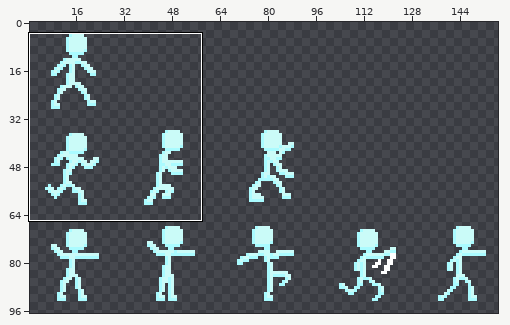
A pixel-art file gets an edit: AsepriteStuff/CharacterSheet.aseprite. Above: a wide view before the commit, with the close-up outlined.
Close-up. Before the commit:
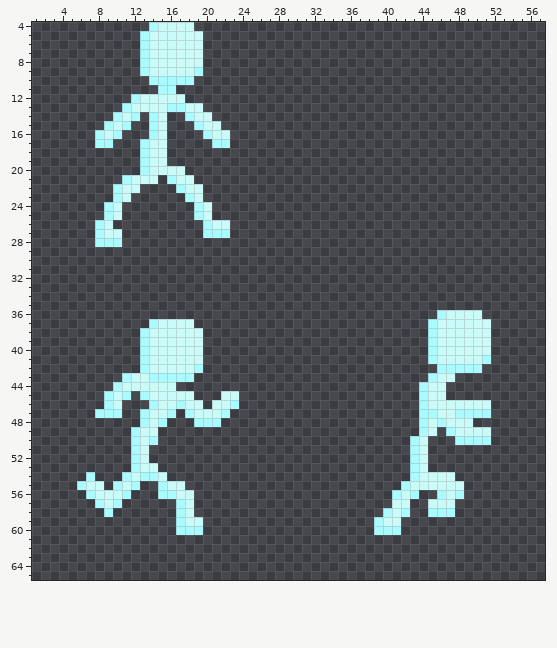
160x160 pixels, 1 frame. Shown: x 1..57, y 4..65. The wide view leaves out empty margins.
Now the later version:
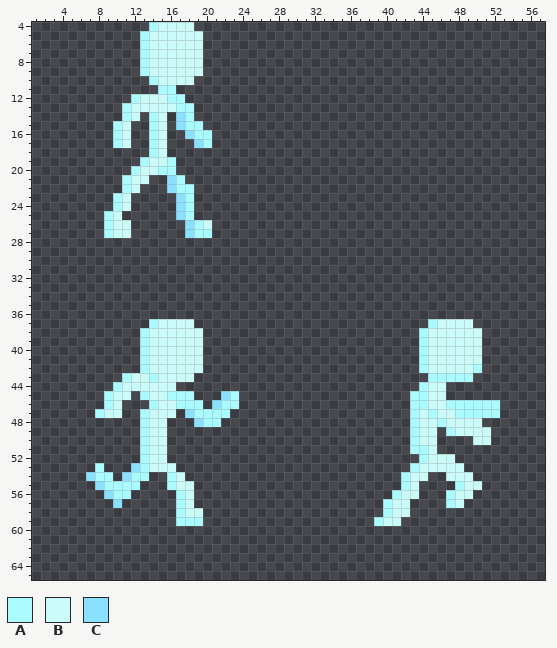
Palette (. is transparent): A #aafbff  B #cafbf8  C #8be0ff
What changed:
Changed rows in their new state; - is an unchanged pixel.
first column x 8:
 9 -----------B---
10 -------BBBB----
12 --------AA-----
13 --------B-A.---
14 --.AB----C-..--
15 -.AB-----CA-..-
16 ..-B------CA-..
17 ..AB-.A----CA..
18 -----.A--------
19 --------A------
20 ----AB-AA.-----
21 ------.-CA.----
22 --.A----C-A.---
23 ---------C-.---
24 -.AB-----CA..--
25 ---------CA..--
26 .ABB------CAB..
27 .A-B------CA-..
28 ...------------
first column x 6:
36 ----------------------------------------.....--
37 --------------------------------------------..-
38 --------------------------------------AB-----.-
39 --------------------------------------AB-----.-
40 --------------------------------------AB-----.-
41 --------------------------------------AB-----.-
42 -------------B------------------------ABBBBB---
43 ---------BBBB---------------------------AAAA---
45 -----B----AAA---CA-------------------A---------
46 ------------AA-CA--------------------A---AAAAAA
47 ---BB-----B-CAAA---------------------AB-------A
48 ---------B---C-----------------------AB-----B--
49 ------.A-B---------------------------AB--------
50 ------.ABB-----------------------------B--..BB-
51 ------.ABB----------------------------AB-------
52 ------.ABB---------------------------.ABBB-----
53 --A---CA-BB----------------------------BBBB----
54 -CAA-CA-..AB------------------------AB-..-BB---
55 ..CA-A---.A-B-------------------------....ABB--
56 -..CA----..A-------------------------B--.ABB---
57 --..C-----------------------------A----..AB----
58 ---.---------B----------------------B--...-----
59 ------------AA---------------------------------
60 -----------...-------------------...-----------
